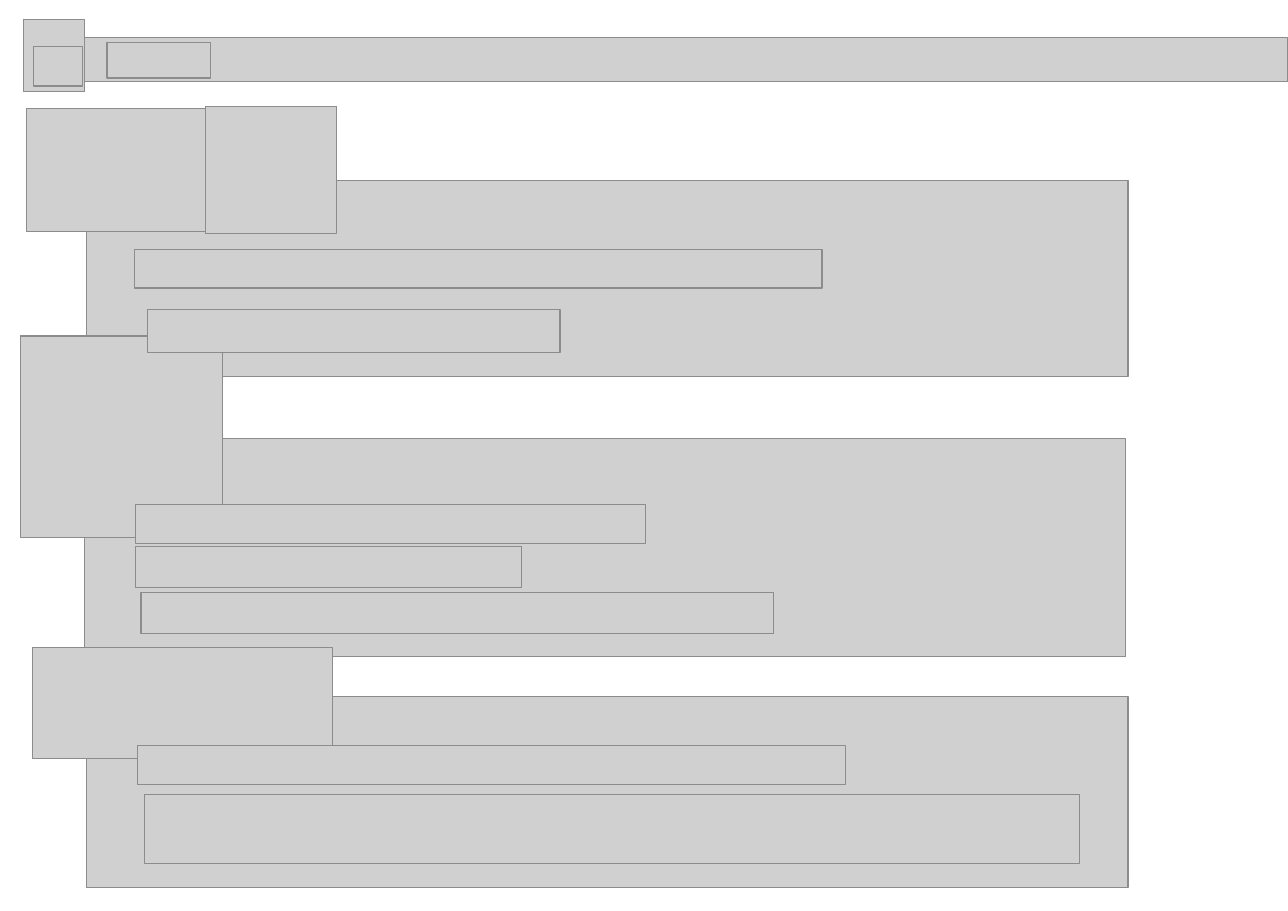
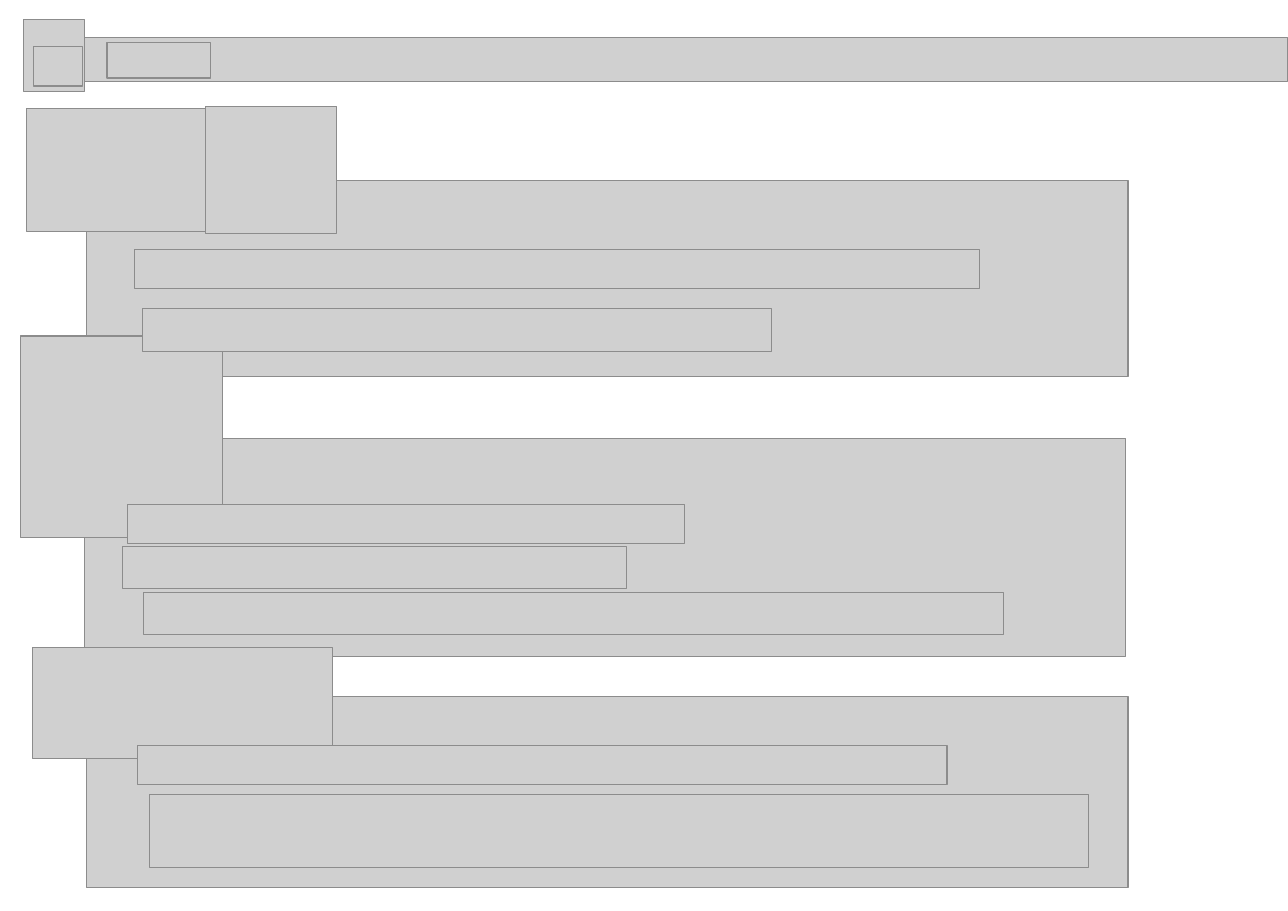
Before and after one commit to JUNYONG99/CampusMarket_JP, a slide deck: slide 7 of portfolio/CampusMarket.pptx. Drawn at 1288x911 pixels with LibreOffice and Linux fonts; fonts in the diff are those of the drawing; grey boxes stand for pictures; background and template pictures are left out. Boxes give left, top, right and bottom in pixels: in the first picture for what was removed or moved away, otherwise in the second. Text is boxed around its words. In the diff, an @@ line names an element or a change of style, - is before the commit and + after.

```diff
--- a/portfolio/CampusMarket.pptx
+++ b/portfolio/CampusMarket.pptx
@@ picture resized from (x1=134, y1=249, x2=822, y2=287) to (x1=134, y1=249, x2=980, y2=288) @@
@@ picture resized from (x1=148, y1=309, x2=560, y2=352) to (x1=142, y1=308, x2=771, y2=350) @@
@@ picture resized from (x1=135, y1=504, x2=645, y2=543) to (x1=128, y1=504, x2=685, y2=544) @@
@@ picture resized from (x1=135, y1=547, x2=521, y2=588) to (x1=123, y1=547, x2=626, y2=589) @@
@@ picture resized from (x1=141, y1=592, x2=773, y2=633) to (x1=143, y1=592, x2=1003, y2=634) @@
@@ picture resized from (x1=138, y1=745, x2=845, y2=784) to (x1=138, y1=745, x2=947, y2=785) @@
@@ picture resized from (x1=145, y1=794, x2=1080, y2=862) to (x1=150, y1=794, x2=1089, y2=866) @@
```
Also in this commit, not shown: 16 other slides changed, 1 slide added, 1 slide removed, 1 other file.
